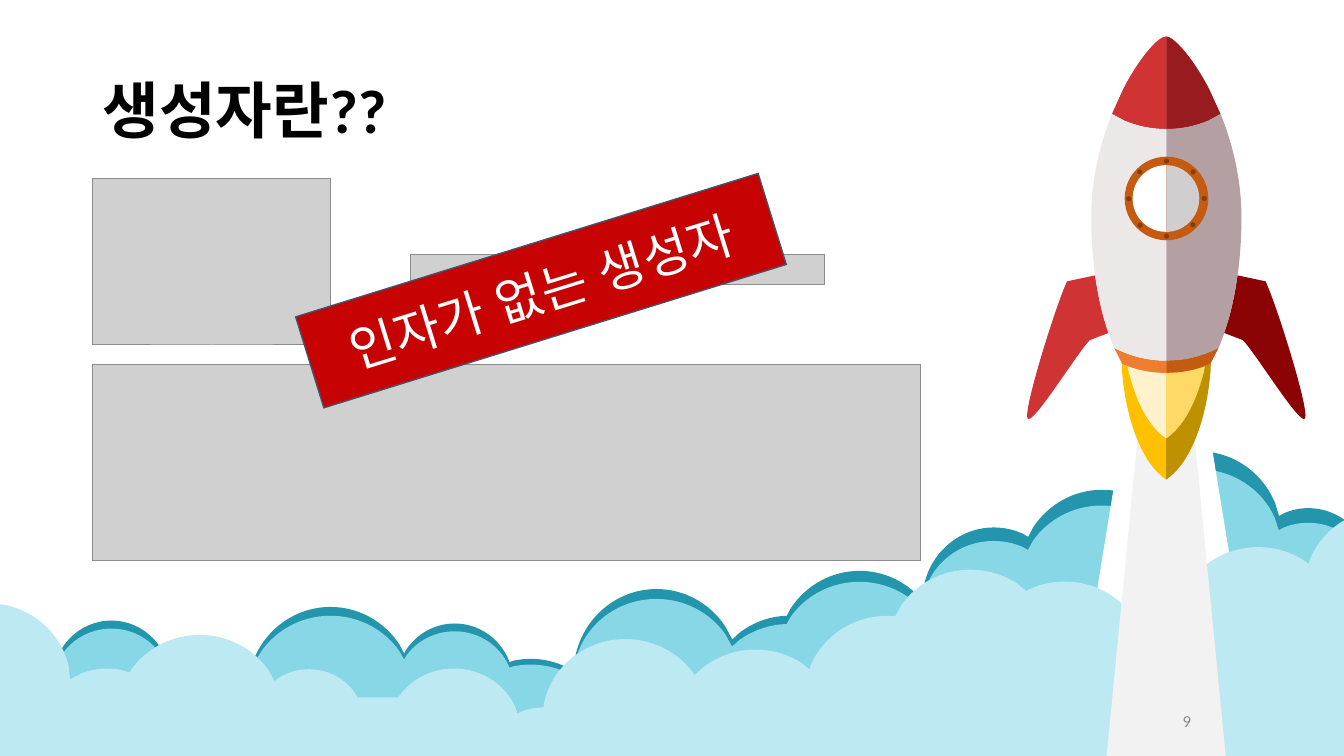
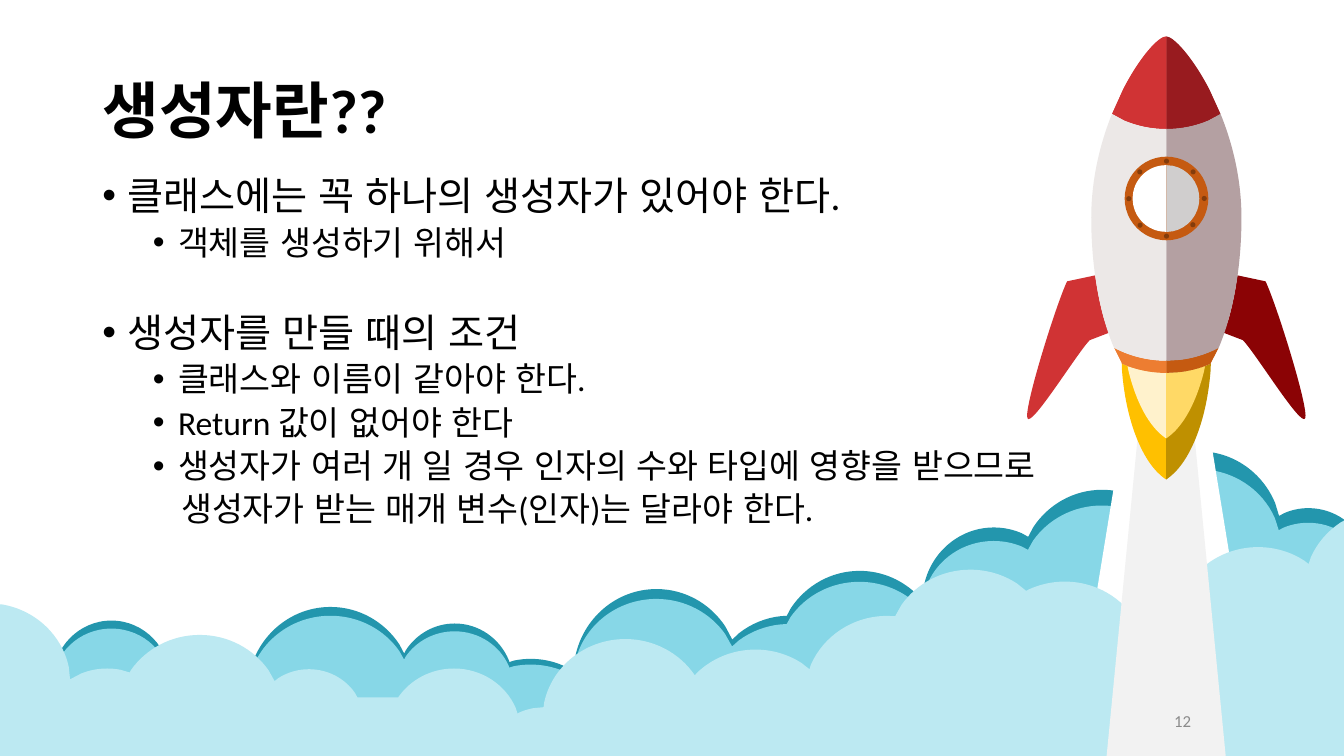
Before and after one commit to Ahji89/JavaStudy, a slide deck: slide 12 of java/ppt/1회차 - 객체와 클래스.pptx (slide 9 before the commit). Drawn at 1344x756 pixels with LibreOffice and Linux fonts; fonts in the diff are those of the drawing; grey boxes stand for pictures. Boxes give left, top, right and bottom in pixels: in the first picture for what was removed or moved away, otherwise in the second. Text is boxed around its words. In the diff, an @@ line names an element or a change of style, - is before the commit and + after.

```diff
--- a/java/ppt/1회차 - 객체와 클래스.pptx
+++ b/java/ppt/1회차 - 객체와 클래스.pptx
@@ picture removed at bbox=[93, 179, 331, 346] @@
@@ text added at bbox=[128, 177, 1036, 526], 24 pt, text #000000 @@
+• 클래스에는 꼭 하나의 생성자가 있어야 한다.
+  • 객체를 생성하기 위해서
+• 생성자를 만들 때의 조건
+  • 클래스와 이름이 같아야 한다.
+  • Return 값이 없어야 한다
+  • 생성자가 여러 개 일 경우 인자의 수와 타입에 영향을 받으므로
+  생성자가 받는 매개 변수(인자)는 달라야 한다.
@@ rectangle removed at bbox=[296, 174, 787, 407] @@
-인자가 없는 생성자
@@ picture removed at bbox=[410, 254, 825, 284] @@
@@ picture removed at bbox=[93, 365, 921, 562] @@
@@ page number at bbox=[1174, 716, 1191, 727]: text changed @@
-9
+12
```
Also in this commit, not shown: 7 other slides changed, 3 slides added, 4 other files.
